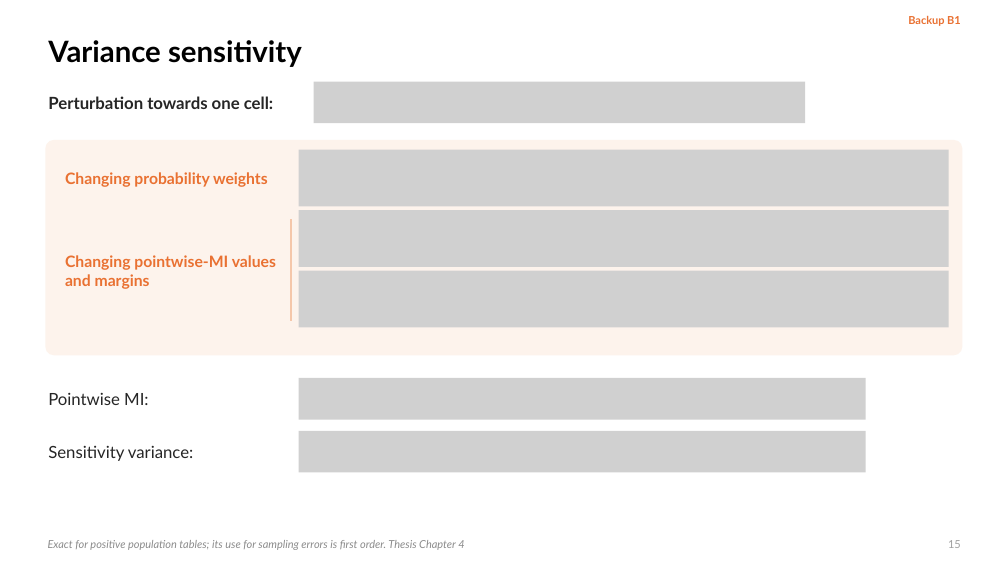
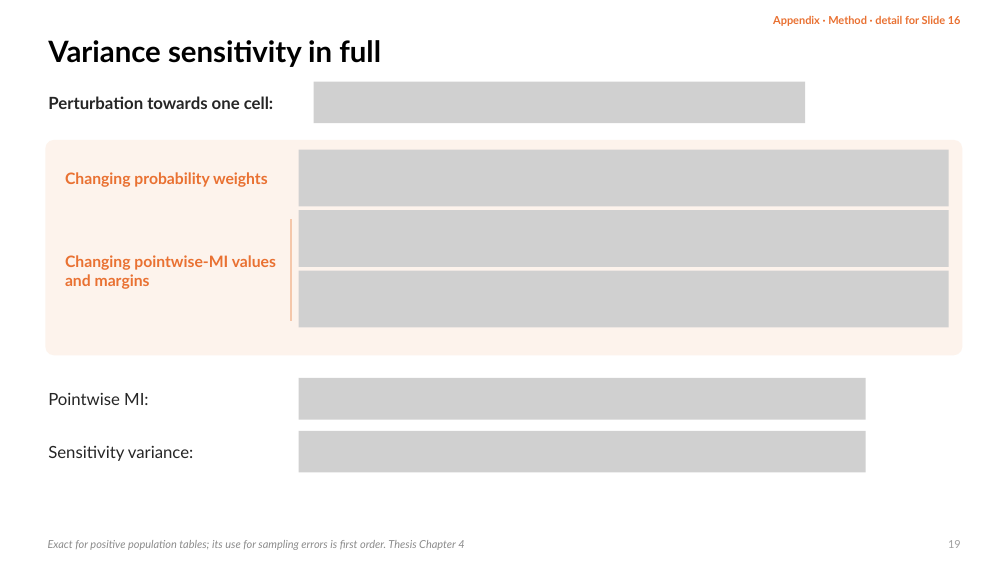
Before and after one commit to dzhao61/MCSResearchSimulations, a slide deck: slide 19 of Thesis Presentation/Daniel_Zhao_Welch_MI_Presentation.pptx (slide 15 before the commit). Drawn at 1008x567 pixels with LibreOffice and Linux fonts; fonts in the diff are those of the drawing; grey boxes stand for pictures. Boxes give left, top, right and bottom in pixels: in the first picture for what was removed or moved away, otherwise in the second. Text is boxed around its words. In the diff, an @@ line names an element or a change of style, - is before the commit and + after.

```diff
--- a/Thesis Presentation/Daniel_Zhao_Welch_MI_Presentation.pptx
+++ b/Thesis Presentation/Daniel_Zhao_Welch_MI_Presentation.pptx
@@ text at bbox=[773, 16, 961, 26]: text changed @@
-Backup B1
+Appendix · Method · detail for Slide 16
@@ title at bbox=[48, 40, 381, 67]: text changed @@
-Variance sensitivity
+Variance sensitivity in full
```
Also in this commit, not shown: 24 other slides changed, 6 slides added, 3 slides removed, 14 other files.
